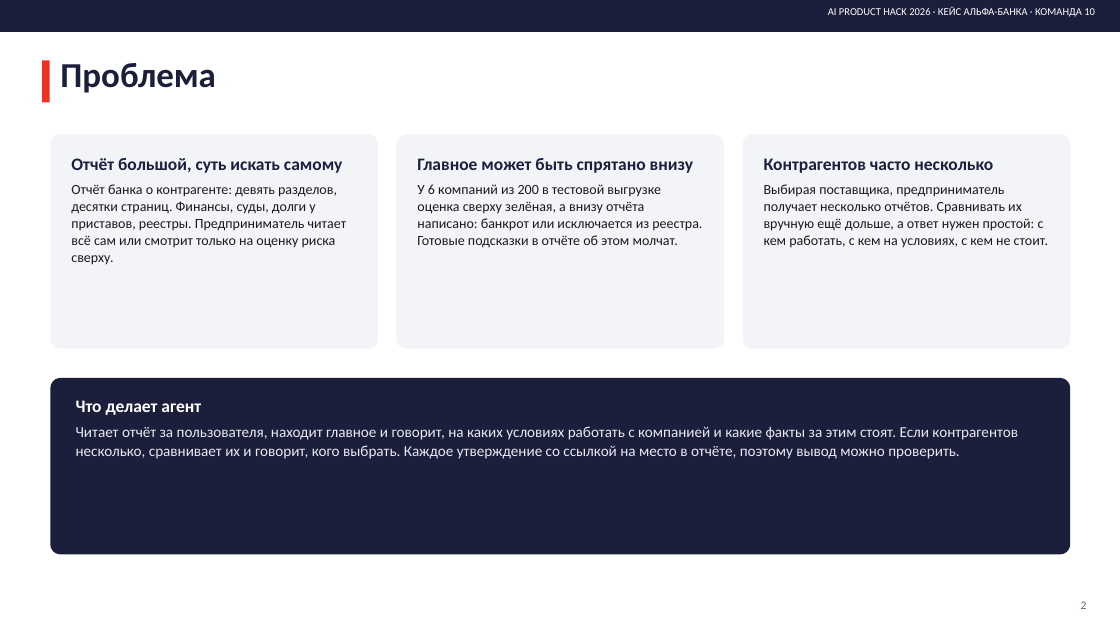
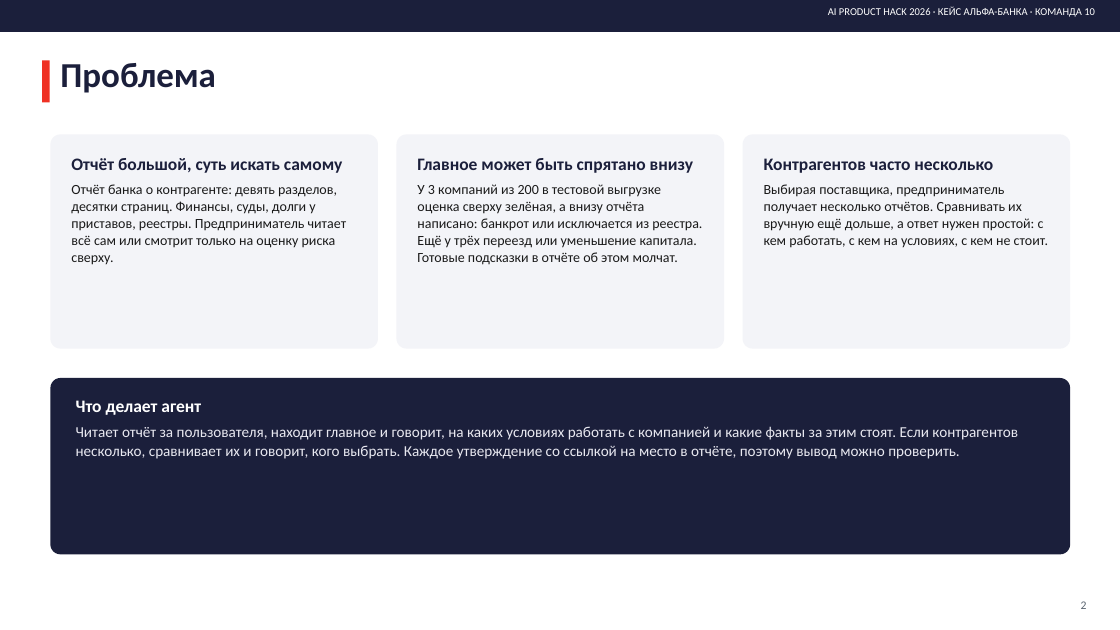
Before and after one commit to formalraindbow/contractor-agent, a slide deck: slide 2 of deliverables/interim/PRESENTATION_INTERIM.pptx. Drawn at 1120x630 pixels with LibreOffice and Linux fonts; fonts in the diff are those of the drawing. Boxes give left, top, right and bottom in pixels: in the first picture for what was removed or moved away, otherwise in the second. Text is boxed around its words. In the diff, an @@ line names an element or a change of style, - is before the commit and + after.

```diff
--- a/deliverables/interim/PRESENTATION_INTERIM.pptx
+++ b/deliverables/interim/PRESENTATION_INTERIM.pptx
@@ text at (417, 184, 702, 265): text changed @@
-У 6 компаний из 200 в тестовой выгрузке оценка сверху зелёная, а внизу отчёта написано: банкрот или исключается из реестра. Готовые подсказки в отчёте об этом молчат.
+У 3 компаний из 200 в тестовой выгрузке оценка сверху зелёная, а внизу отчёта написано: банкрот или исключается из реестра. Ещё у трёх переезд или уменьшение капитала. Готовые подсказки в отчёте об этом молчат.
```
Also in this commit, not shown: 2 other slides changed, 1 other file.
